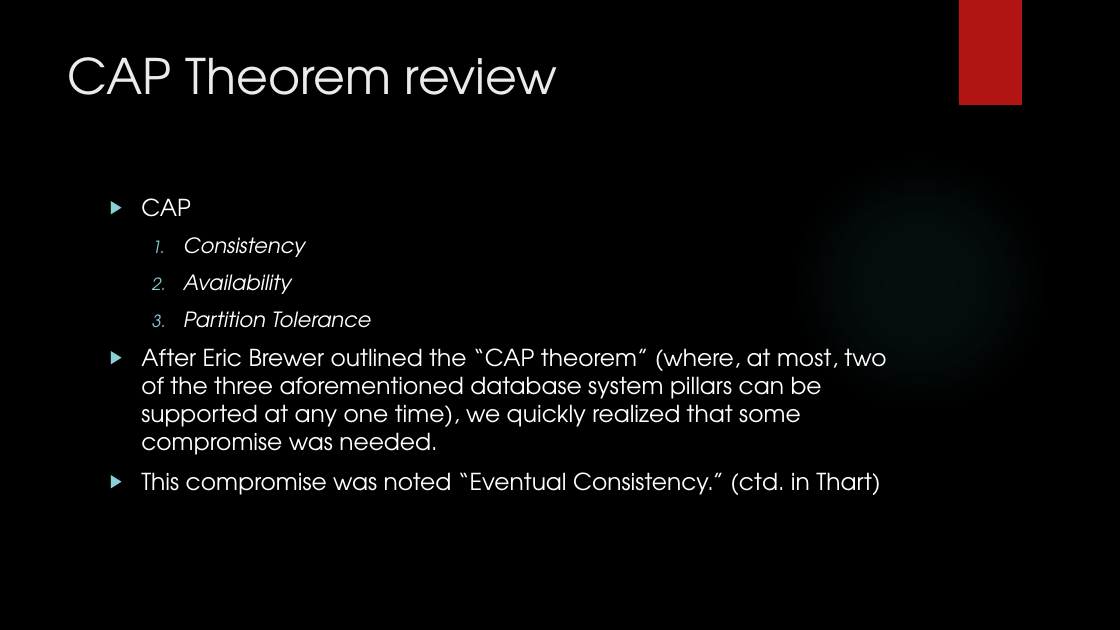
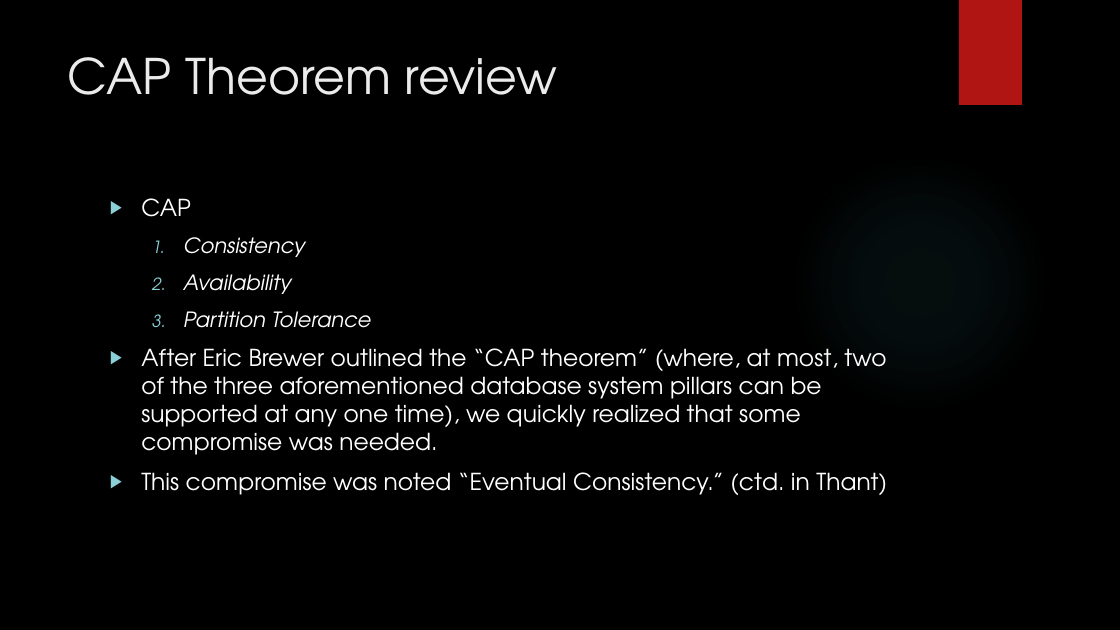
Before and after one commit to MaxWOU/cs364pptx, a slide deck: slide 2 of group6slidshow.pptx. Drawn at 1120x630 pixels with LibreOffice and Linux fonts; fonts in the diff are those of the drawing; background and template pictures are left out. Boxes give left, top, right and bottom in pixels: in the first picture for what was removed or moved away, otherwise in the second. Text is boxed around its words. In the diff, an @@ line names an element or a change of style, - is before the commit and + after.

```diff
--- a/group6slidshow.pptx
+++ b/group6slidshow.pptx
@@ text at box(141, 472, 887, 495): text changed @@
-▶ This compromise was noted “Eventual Consistency.” (ctd. in Thart)
+▶ This compromise was noted “Eventual Consistency.” (ctd. in Thant)
```
Also in this commit, not shown: 2 other slides changed.
